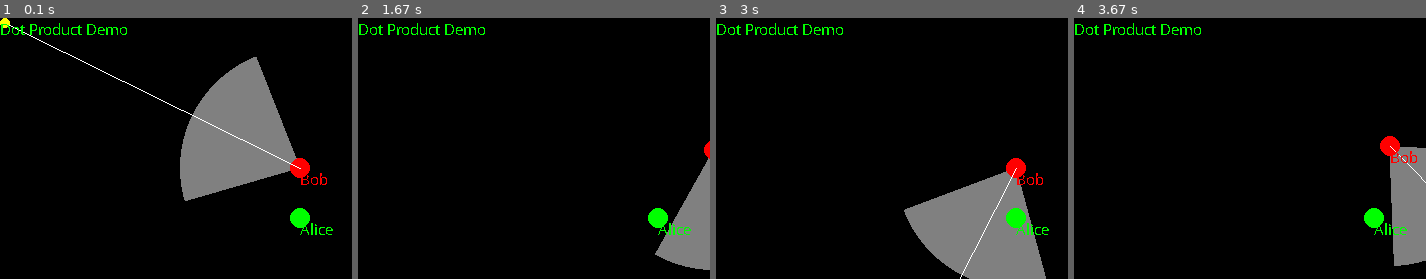
Above: before the commit, frames 1-4 (left to right).
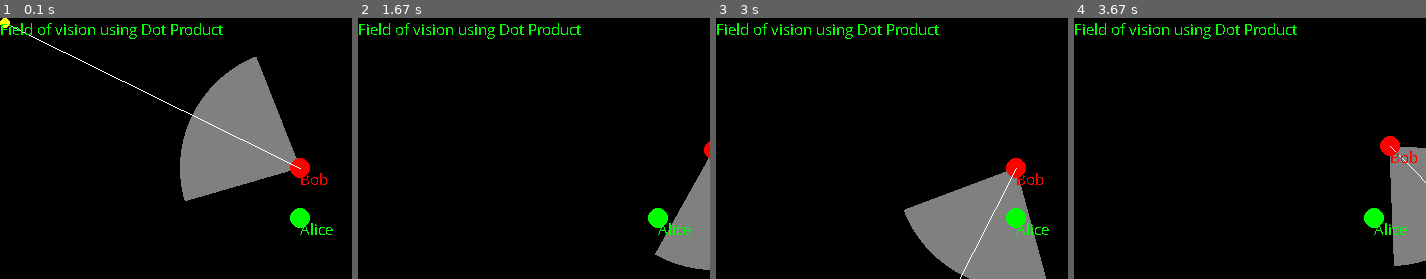
Above: after the commit, the same moments.

Repository: zyenapz/pygame-reference
Game: pygame game, started from 1. Dot Product.py
Two runs of this game, one before a commit and one after it. Both use one fixed random seed, a clock stepped at 60 frames per second and the inputs below.
Inputs (mouse positions are % of the whole screen's width and height, from its top left):
- Up to frame 1 (0.1 s): no input
- Up to frame 2 (1.67 s): hold D 0.33-0.8 s; move the mouse to (53, 63) at 0.37 s; hold W 0.83-1.13 s; move the mouse to (93, 54) at 0.87 s; hold D 1.17-1.63 s; move the mouse to (57, 65) at 1.2 s
- Up to frame 3 (3 s): hold A 1.67-2.2 s; move the mouse to (30, 58) at 1.7 s; hold S 2.23-2.53 s; move the mouse to (68, 83) at 2.27 s; hold A 2.57-2.97 s; move the mouse to (21, 84) at 2.6 s
- Up to frame 4 (3.67 s): hold W 3-3.37 s; move the mouse to (73, 17) at 3.03 s; hold D from 3.4 s (still down); move the mouse to (98, 98) at 3.43 s
The pictures show only the part of the screen within x 0-50%, y 0-50%; the shares and areas given below are measured in that part.

The runs differ from the first frame. In frame 1, 0.8% of the frame differs, in the area x 0-64%, y 1-9%; in frame 2, 0.8%; in frame 3, 0.8%; in frame 4, 0.8%.

Commit message:
Update 1. Dot Product.py

Diff:
--- a/1. Dot Product.py
+++ b/1. Dot Product.py
@@ -157,7 +157,8 @@
     alice_text = my_font.render(f"Alice", False, "green")
     bob_text = my_font.render(f"Bob", False, "red")
 
-    title_text = my_font.render(f"Dot Product Demo", False, "green")
+    title_text = my_font.render(
+        f"Field of vision using Dot Product", False, "green")
 
     screen.blit(dot_text, (300, 300))
     screen.blit(dist_text, (300, 330))
